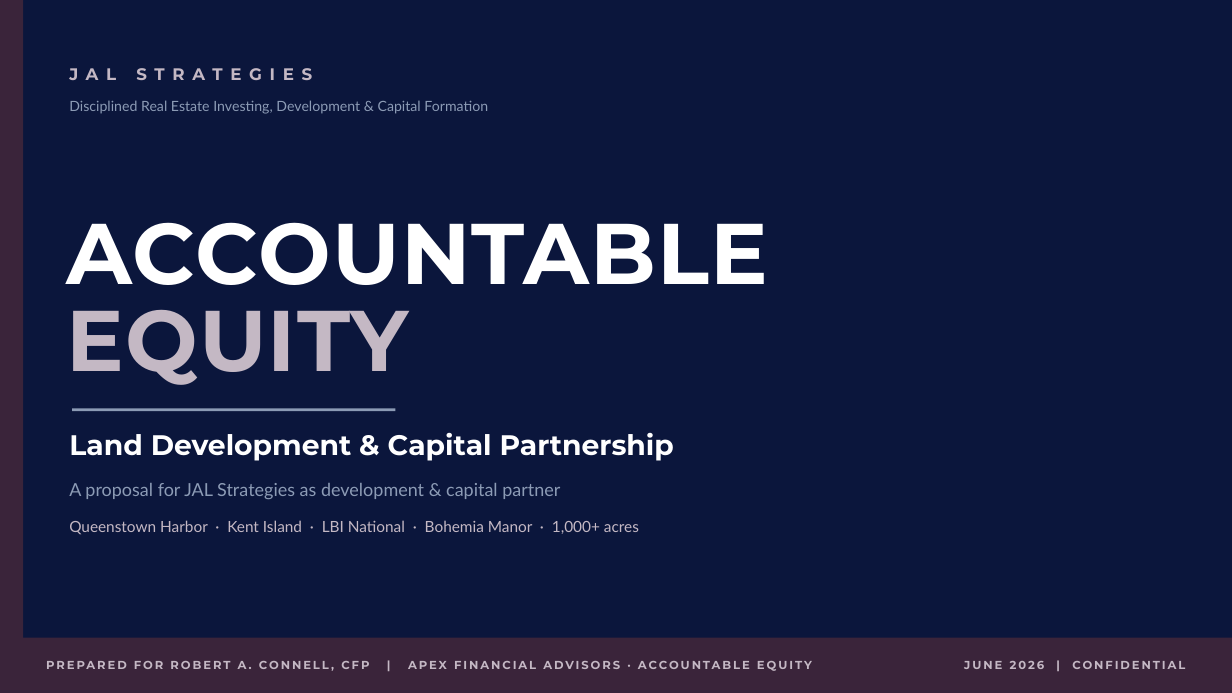
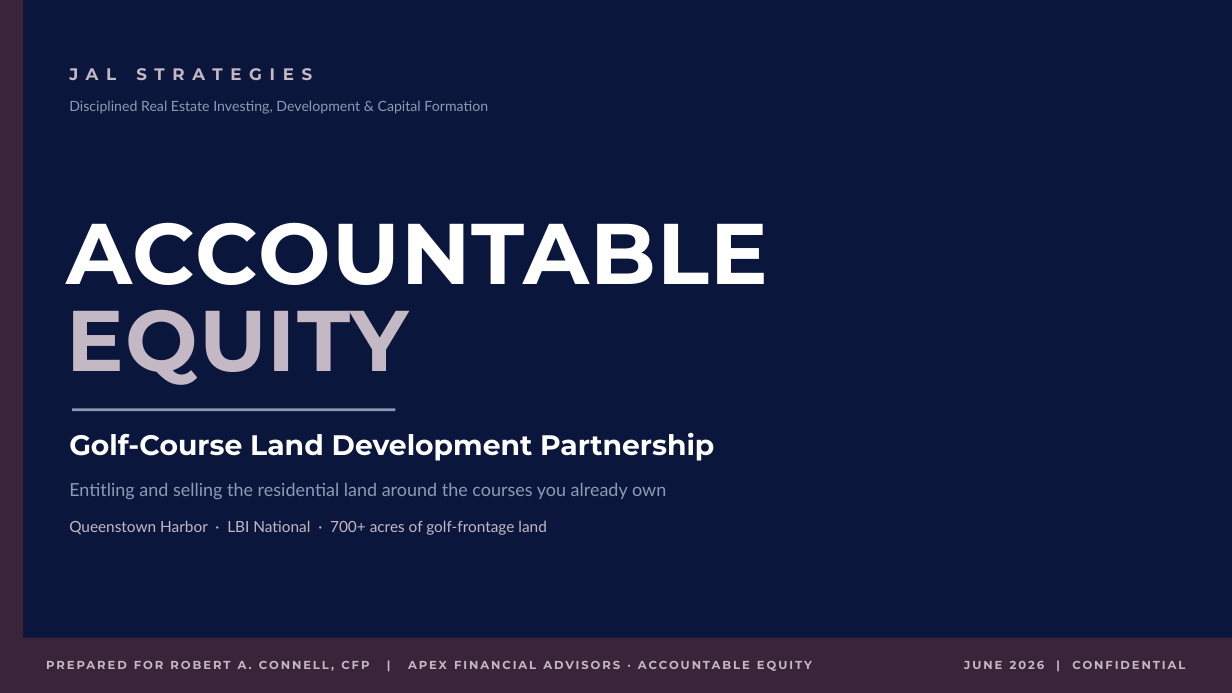
Before and after one commit to jlevine711/Apex, a slide deck: slide 1 of JAL_Accountable_Equity_Proposal.pptx. Drawn at 1232x693 pixels with LibreOffice and Linux fonts; fonts in the diff are those of the drawing. Boxes give left, top, right and bottom in pixels: in the first picture for what was removed or moved away, otherwise in the second. Text is boxed around its words. In the diff, an @@ line names an element or a change of style, - is before the commit and + after.

```diff
--- a/JAL_Accountable_Equity_Proposal.pptx
+++ b/JAL_Accountable_Equity_Proposal.pptx
@@ text at box(69, 432, 714, 461): text changed @@
-Land Development & Capital Partnership
+Golf-Course Land Development Partnership
@@ text at box(69, 483, 666, 499): text changed @@
-A proposal for JAL Strategies as development & capital partner
+Entitling and selling the residential land around the courses you already own
@@ text at box(69, 520, 546, 535): text changed @@
-Queenstown Harbor · Kent Island · LBI National · Bohemia Manor · 1,000+ acres
+Queenstown Harbor · LBI National · 700+ acres of golf-frontage land
```
Also in this commit, not shown: 10 other slides changed, 2 slides added, 2 slides removed, 2 other files.
